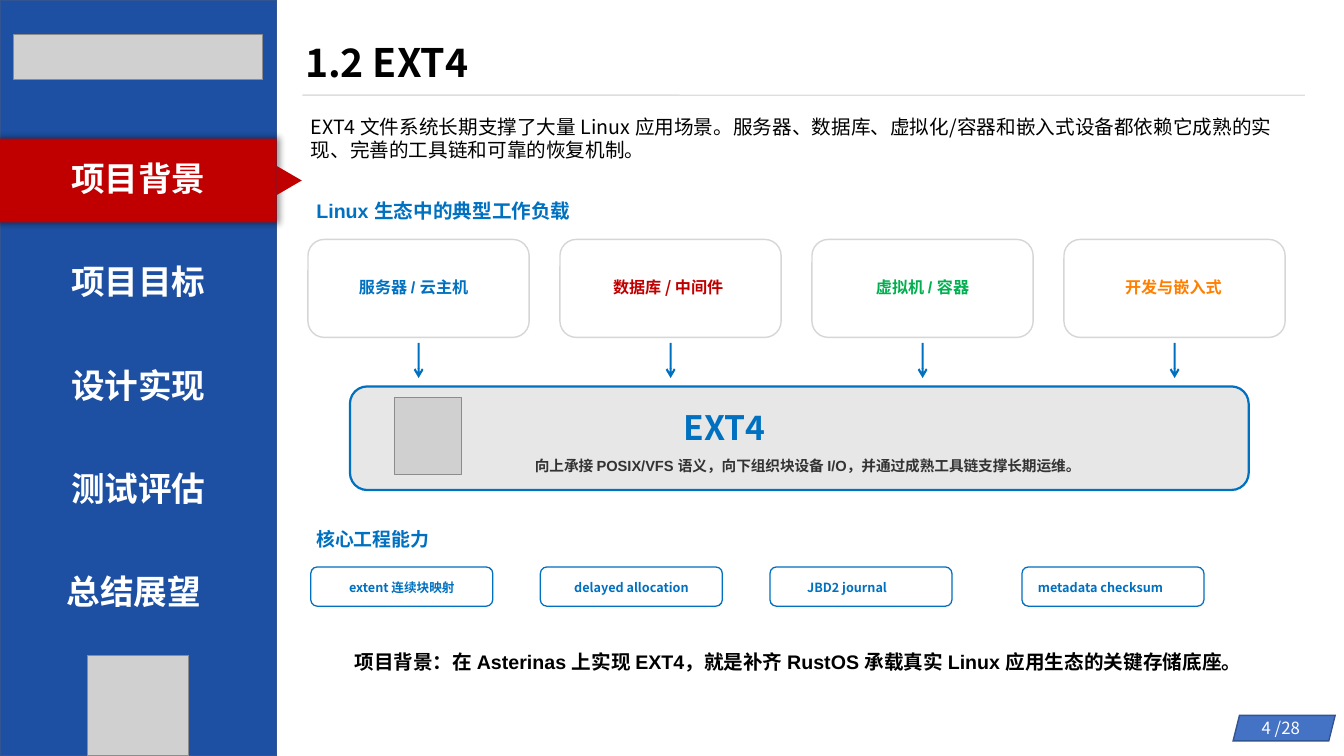
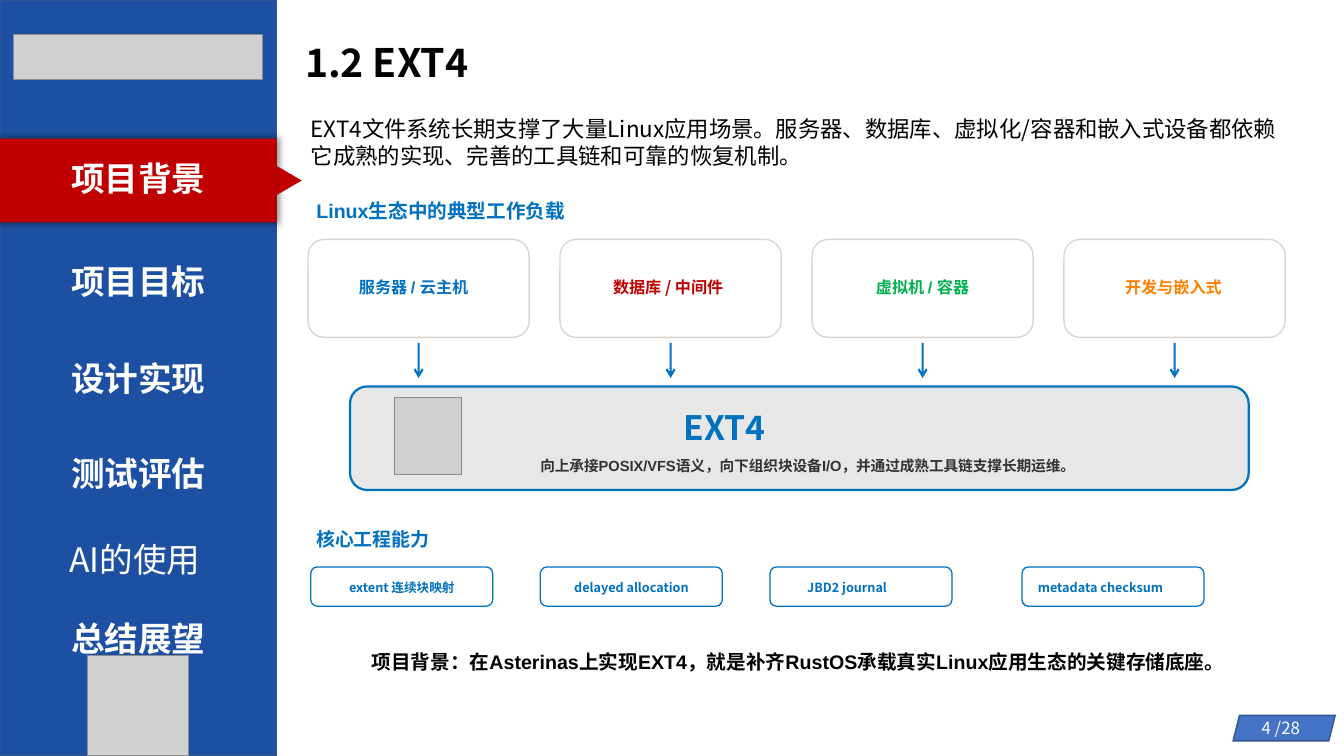
Before and after one commit to byliangg/os_com, a slide deck: slide 4 of 初赛幻灯片.pptx. Drawn at 1344x756 pixels with LibreOffice and Linux fonts; fonts in the diff are those of the drawing; grey boxes stand for pictures. Boxes give left, top, right and bottom in pixels: in the first picture for what was removed or moved away, otherwise in the second. Text is boxed around its words. In the diff, an @@ line names an element or a change of style, - is before the commit and + after.

```diff
--- a/初赛幻灯片.pptx
+++ b/初赛幻灯片.pptx
@@ line removed from (302, 95) to (1305, 96) @@
@@ text at bbox=[311, 118, 1276, 166]: text changed; size 14 to 16 pt @@
-EXT4 文件系统长期支撑了大量 Linux 应用场景。服务器、数据库、虚拟化/容器和嵌入式设备都依赖它成熟的实现、完善的工具链和可靠的恢复机制。
+EXT4文件系统长期支撑了大量Linux应用场景。服务器、数据库、虚拟化/容器和嵌入式设备都依赖它成熟的实现、完善的工具链和可靠的恢复机制。
@@ text at bbox=[316, 203, 565, 220]: spaces changed @@
-Linux 生态中的典型工作负载
+Linux生态中的典型工作负载
@@ text "设计实现": place and size @@
-text "设计实现" at bbox=[71, 369, 205, 401]
+text "设计实现" at bbox=[71, 362, 205, 394]
@@ text "测试评估": place and size @@
-text "测试评估" at bbox=[71, 472, 205, 504]
+text "测试评估" at bbox=[71, 457, 205, 489]
@@ text at bbox=[540, 458, 1075, 473]: spaces changed @@
-向上承接 POSIX/VFS 语义，向下组织块设备 I/O，并通过成熟工具链支撑长期运维。
+向上承接POSIX/VFS语义，向下组织块设备I/O，并通过成熟工具链支撑长期运维。
@@ text added at bbox=[69, 543, 200, 575], 24 pt, text #FFFFFF @@
+AI的使用
@@ text "总结展望" rewrapped from bbox=[67, 575, 201, 607] to bbox=[71, 617, 205, 661] @@
@@ text at bbox=[372, 652, 1225, 672]: spaces changed @@
-项目背景：在 Asterinas 上实现 EXT4，就是补齐 RustOS 承载真实 Linux 应用生态的关键存储底座。
+项目背景：在Asterinas上实现EXT4，就是补齐RustOS承载真实Linux应用生态的关键存储底座。
```
Also in this commit, not shown: 26 other slides changed, 1 other file.
